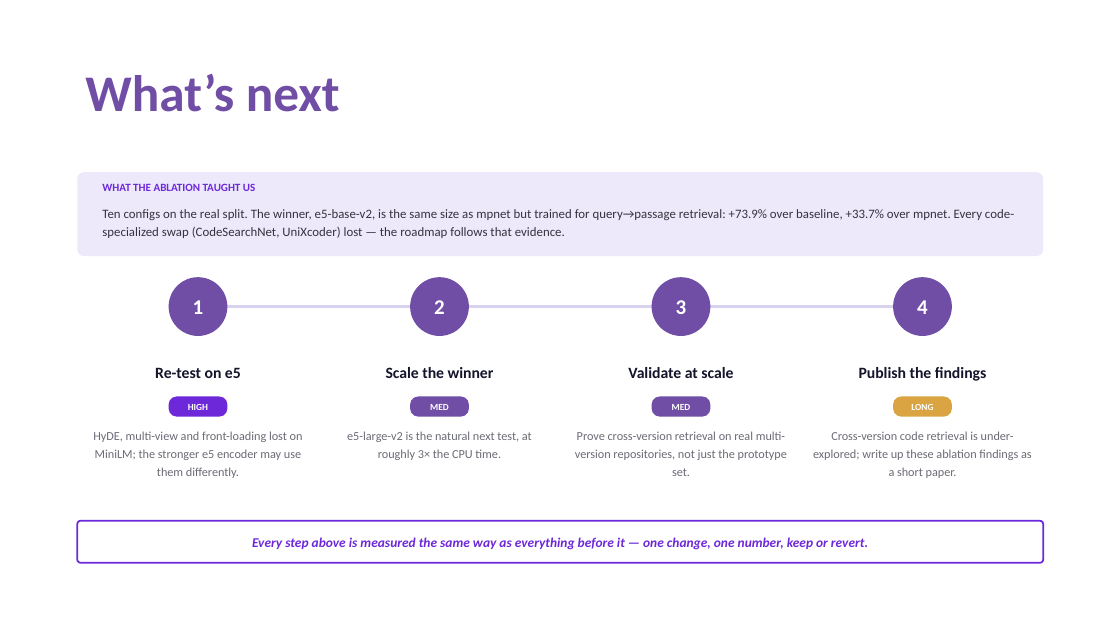
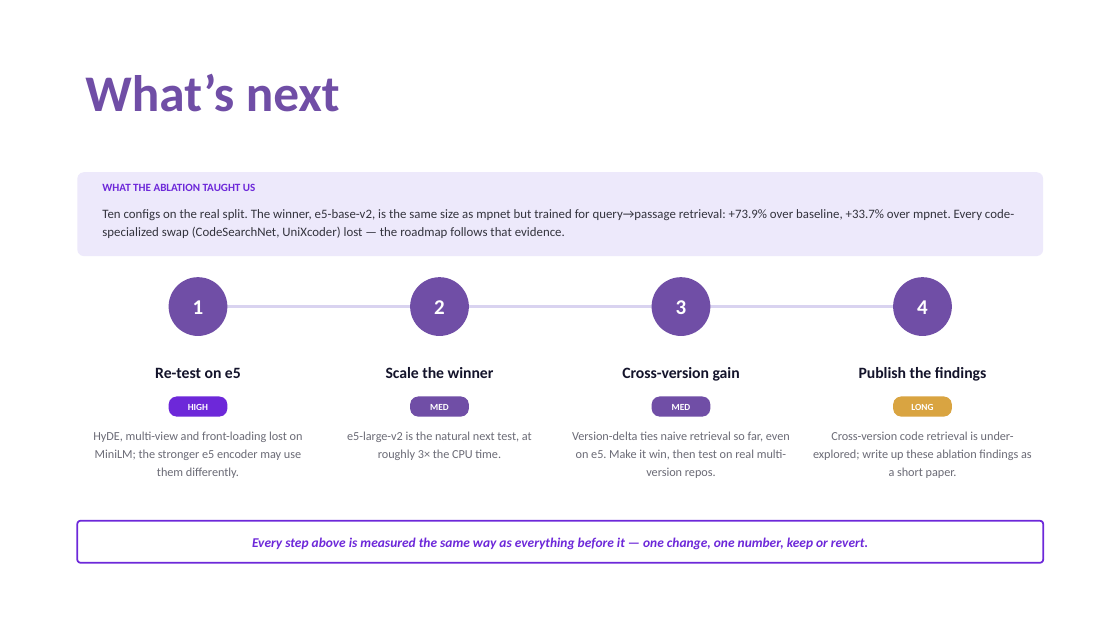
Before and after one commit to Ajha2005/samsung-prism, a slide deck: slide 9 of submission/Thapar_Trace_Submission_ppt.pptx. Drawn at 1120x630 pixels with LibreOffice and Linux fonts; fonts in the diff are those of the drawing. Boxes give left, top, right and bottom in pixels: in the first picture for what was removed or moved away, otherwise in the second. Text is boxed around its words. In the diff, an @@ line names an element or a change of style, - is before the commit and + after.

```diff
--- a/submission/Thapar_Trace_Submission_ppt.pptx
+++ b/submission/Thapar_Trace_Submission_ppt.pptx
@@ text at (622,367,740,381): text changed @@
-Validate at scale
+Cross-version gain
@@ text at (572,431,790,478): text changed @@
-Prove cross-version retrieval on real multi-version repositories, not just the prototype set.
+Version-delta ties naive retrieval so far, even on e5. Make it win, then test on real multi-version repos.
```
Also in this commit, not shown: 5 other slides changed, 7 other files.
